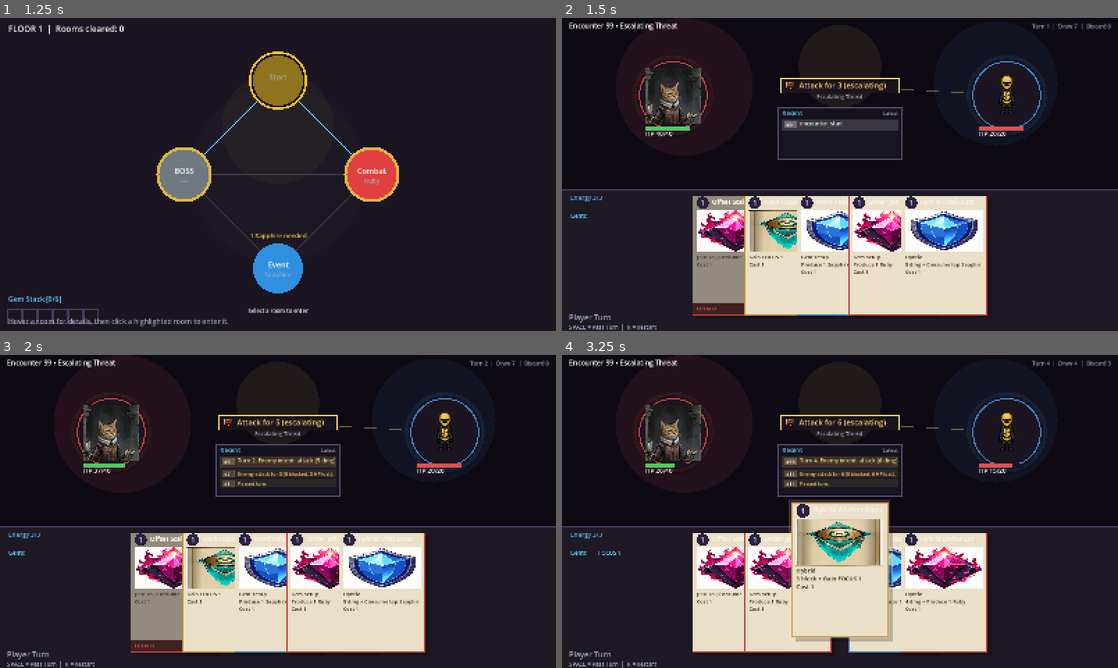
Above: before the commit, frames 1-4 (two rows, left to right).
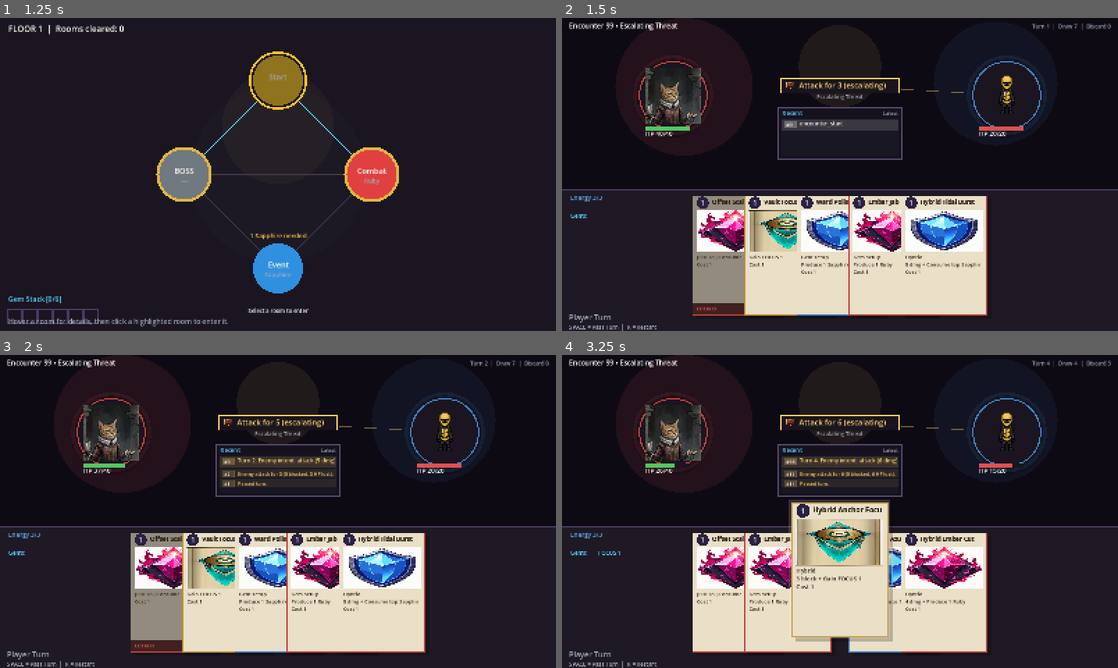
Above: after the commit, the same moments.

Repository: thrazznos/cardGame1
Game: Godot game, scene res://scenes/floor/floor_run.tscn
Same seed, same stepped clock (60 frames per second), same inputs: the game is played once before the commit and once after it.
Inputs (mouse positions are in pixels of both pictures, inside the frame that each line leads up to):
- Up to frame 1 (1.25 s): tap Enter at 0.5 s; tap 1 at 0.6 s; click (278, 174) at 0.67 s; tap Space at 0.77 s
- Up to frame 2 (1.5 s): tap Space at 1.25 s; move the mouse to (728, 190) at 1.27 s; tap 2 at 1.35 s; click (728, 190) at 1.42 s
- Up to frame 3 (2 s): tap Space at 1.52 s
- Up to frame 4 (3.25 s): tap Enter at 2 s; move the mouse to (840, 511) at 2.02 s; tap 3 at 2.1 s; click (840, 511) at 2.17 s; tap Space at 2.75, 3.02 s; move the mouse to (812, 574) at 2.77 s; tap 4 at 2.85 s; click (812, 574) at 2.92 s

Frame 1 is identical in both runs. In frame 2, 0.4% of the frame differs, in the area x 27-75%, y 57-60%; in frame 3, 0.4%; in frame 4, 0.4%, in the area x 27-75%, y 48-60%.

Commit message:
fix: darken card title text for readability

Diff:
--- a/src/ui/theme.gd
+++ b/src/ui/theme.gd
@@ -39,7 +39,7 @@
 
 # ── Card inner regions ────────────────────────────────────────────────
 const CARD_TITLE_BG := Color("#33261a")
-const CARD_TITLE_TEXT := Color("#f7efe2")
+const CARD_TITLE_TEXT := Color("#2c2218")
 const CARD_TEXT := Color("#2c2218")
 const CARD_TEXT_MUTED := Color("#6d5d49")
 const CARD_COST_BG := Color("#2a2040")
